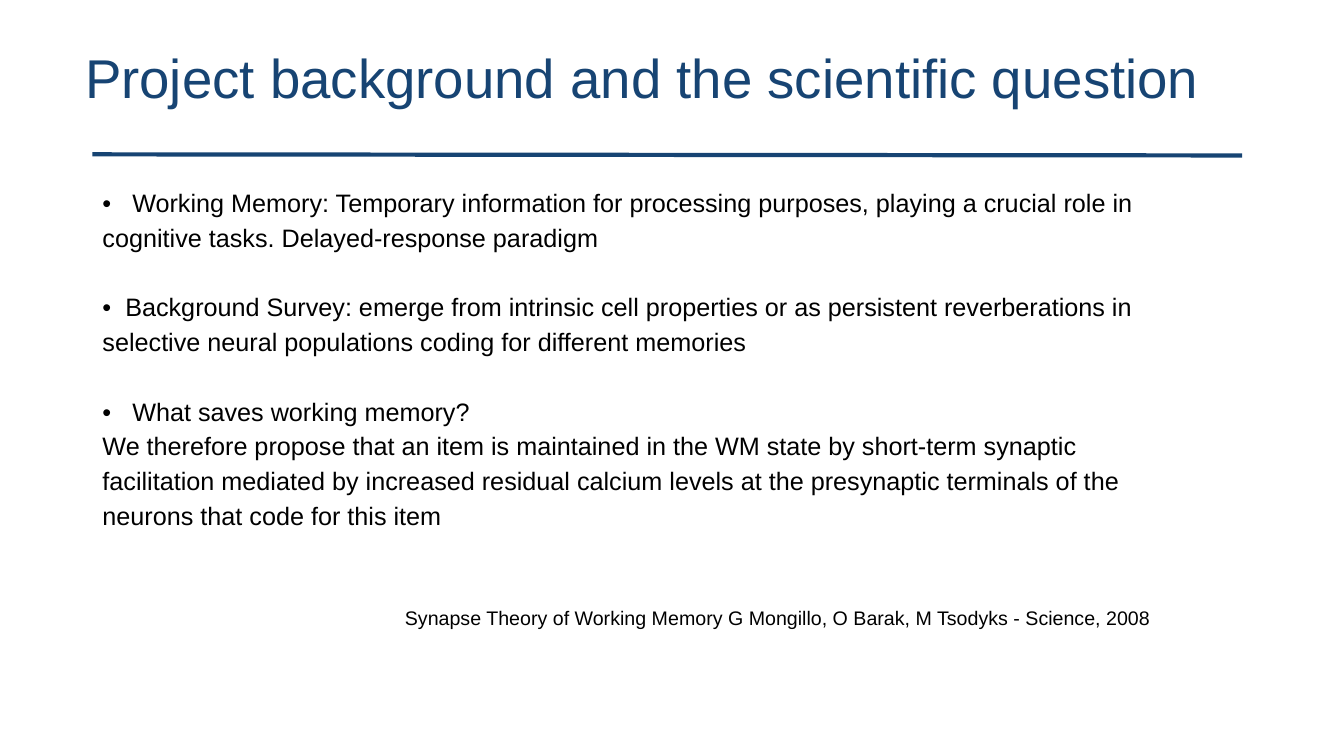
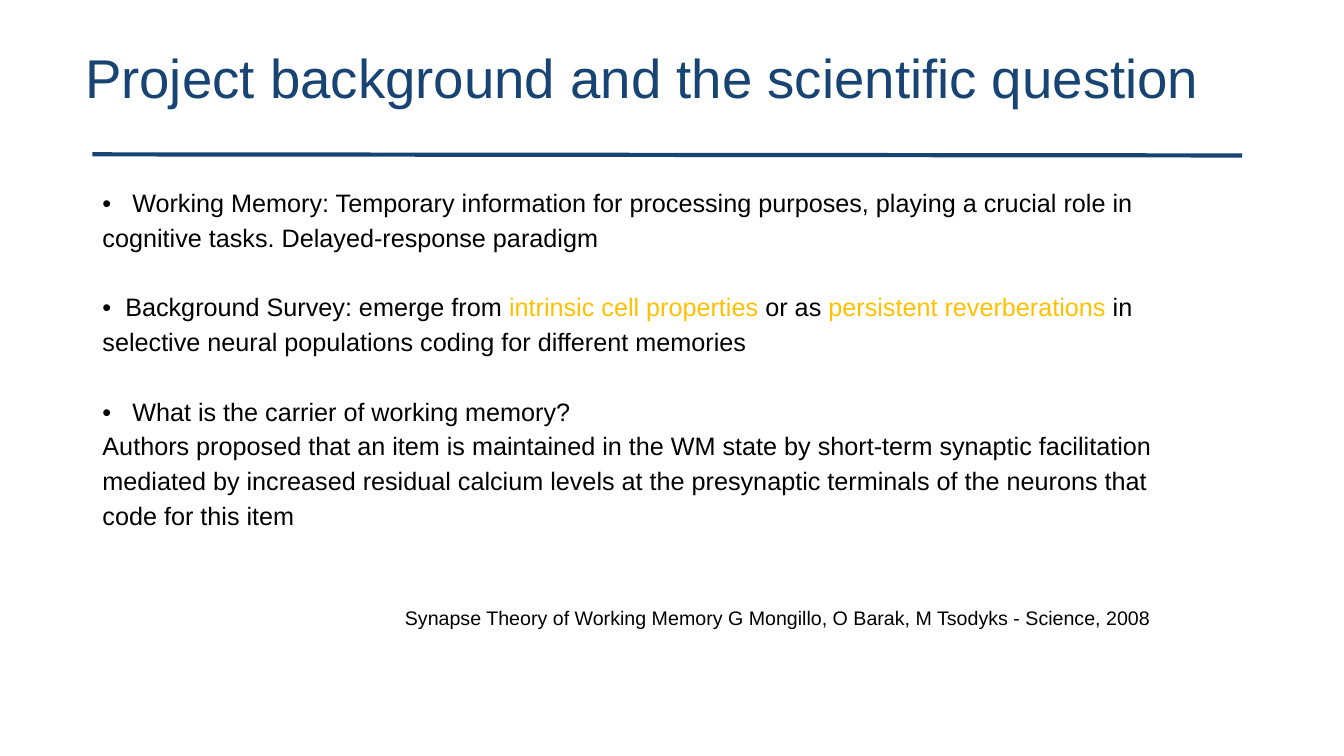
Before and after one commit to AohuaCheng/Neuro-and-Complexity-Science, a slide deck: slide 3 of project/AohuaCheng_Working Memory.pptx. Drawn at 1344x756 pixels with LibreOffice and Linux fonts; fonts in the diff are those of the drawing. Boxes give left, top, right and bottom in pixels: in the first picture for what was removed or moved away, otherwise in the second. Text is boxed around its words. In the diff, an @@ line names an element or a change of style, - is before the commit and + after.

```diff
--- a/project/AohuaCheng_Working Memory.pptx
+++ b/project/AohuaCheng_Working Memory.pptx
@@ text at [102, 297, 1133, 357]: text colour #000000 to #FFC000 in "intrinsic cell properties persistent reverberations" @@
@@ text at [102, 402, 1151, 526]: text changed @@
-• What saves working memory?
-We therefore propose that an item is maintained in the WM state by short-term synaptic facilitation mediated by increased residual calcium levels at the presynaptic terminals of the neurons that code for this item
+• What is the carrier of working memory?
+Authors proposed that an item is maintained in the WM state by short-term synaptic facilitation mediated by increased residual calcium levels at the presynaptic terminals of the neurons that code for this item
```
Also in this commit, not shown: 6 other slides changed, 2 slides added, 1 other file.
